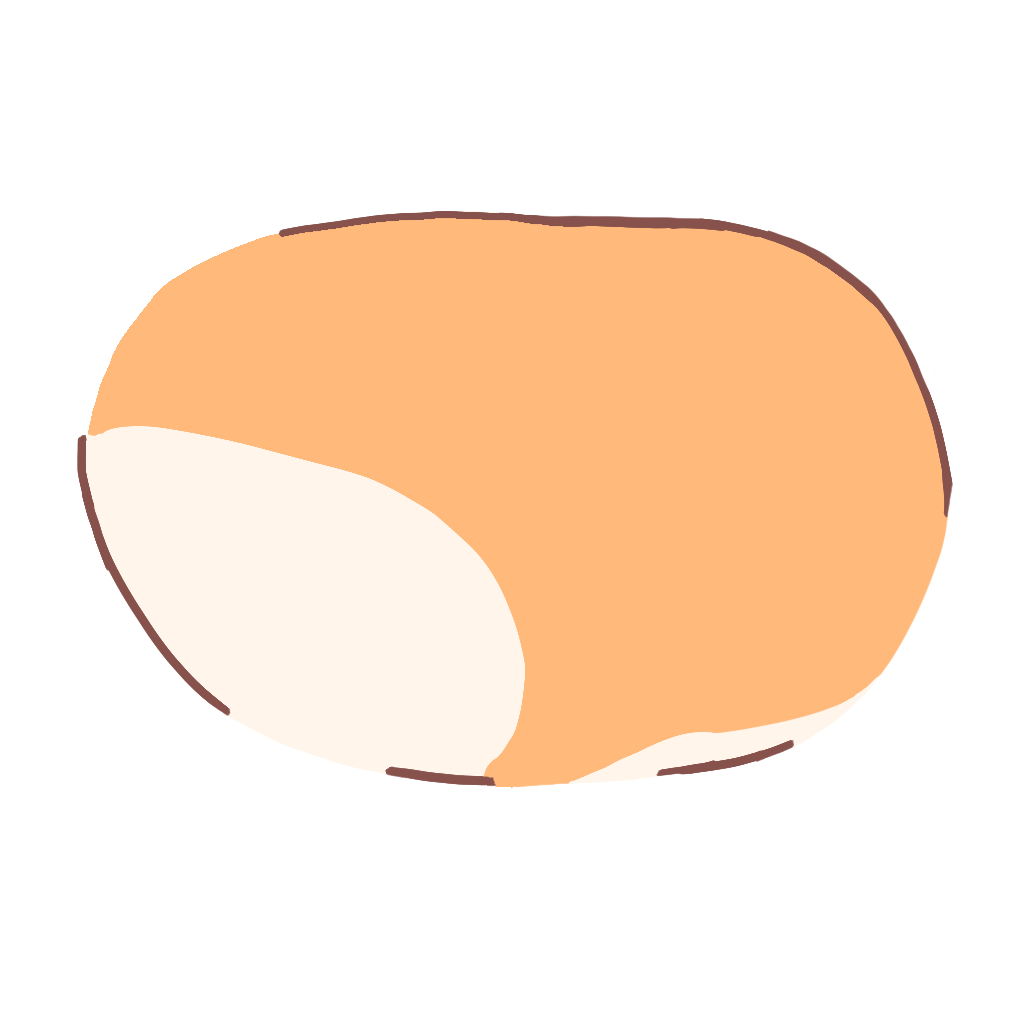
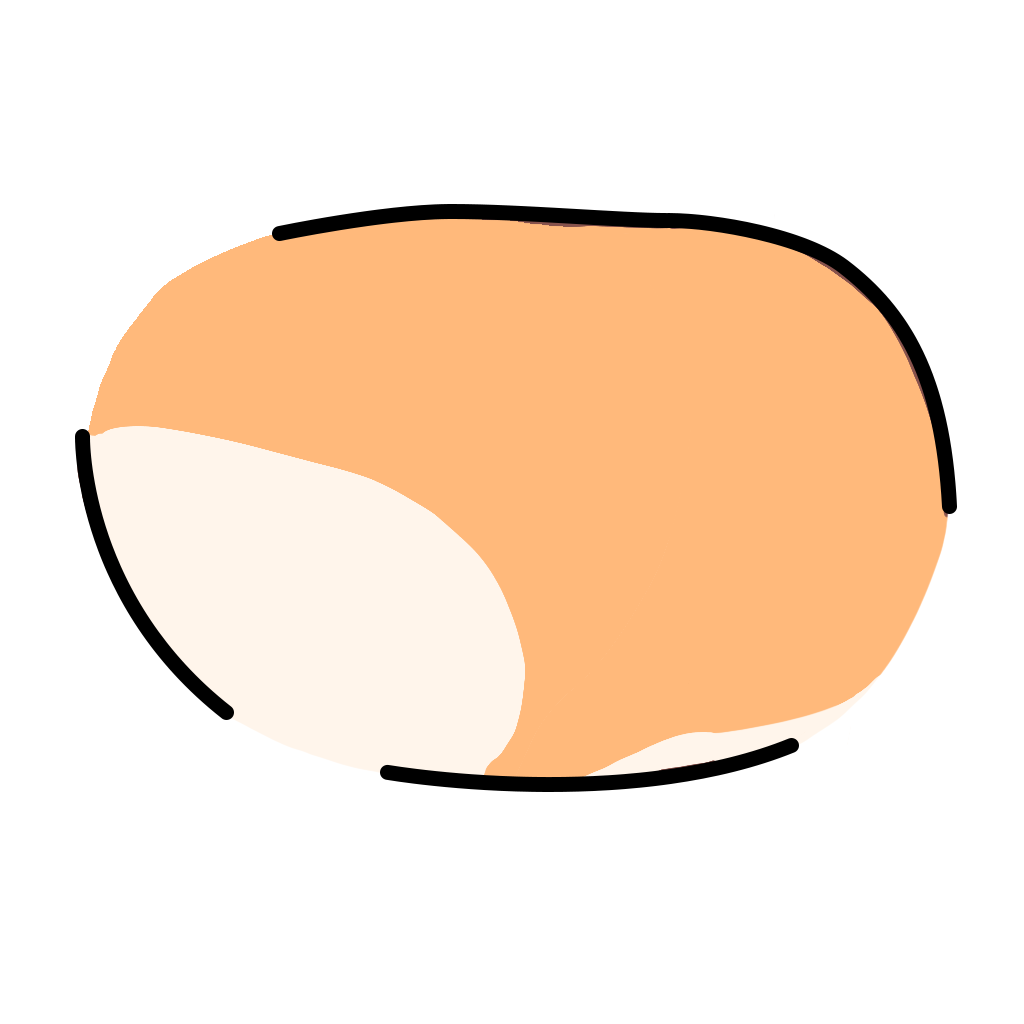
The second 1024 × 1024 image is a revision of the first. Changes to its layers:
added layer "Shape 3" above "Shape 2" over bbox(380, 738, 799, 792)
added layer "Shape 2" above "Shape 1" over bbox(75, 429, 234, 720)
added layer "Shape 1" above "body" over bbox(272, 204, 957, 514)
